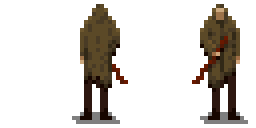
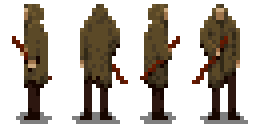
Two versions of the same layered image (w=256, h=128). Layer-by-layer changes:
painted on "left" over <box>12,4,160,124</box>
painted on "up" over <box>80,36,232,80</box>
added layer "right" above "down" over <box>140,4,220,124</box>
painted on "down" over <box>236,56,240,68</box>
